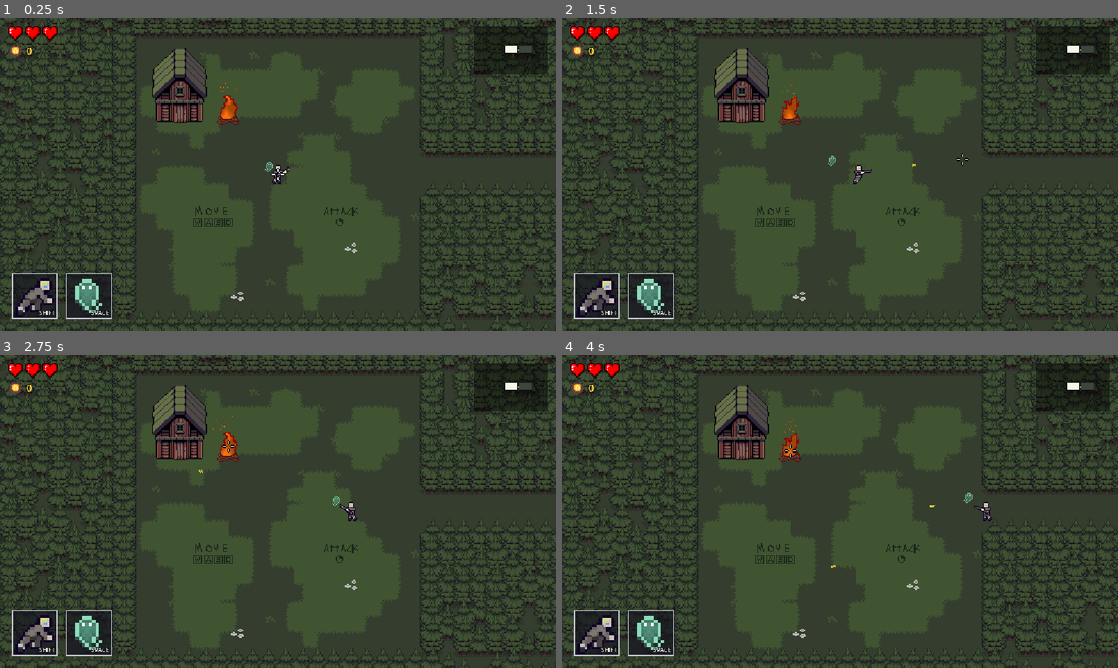
Above: before the commit, frames 1-4 (two rows, left to right).
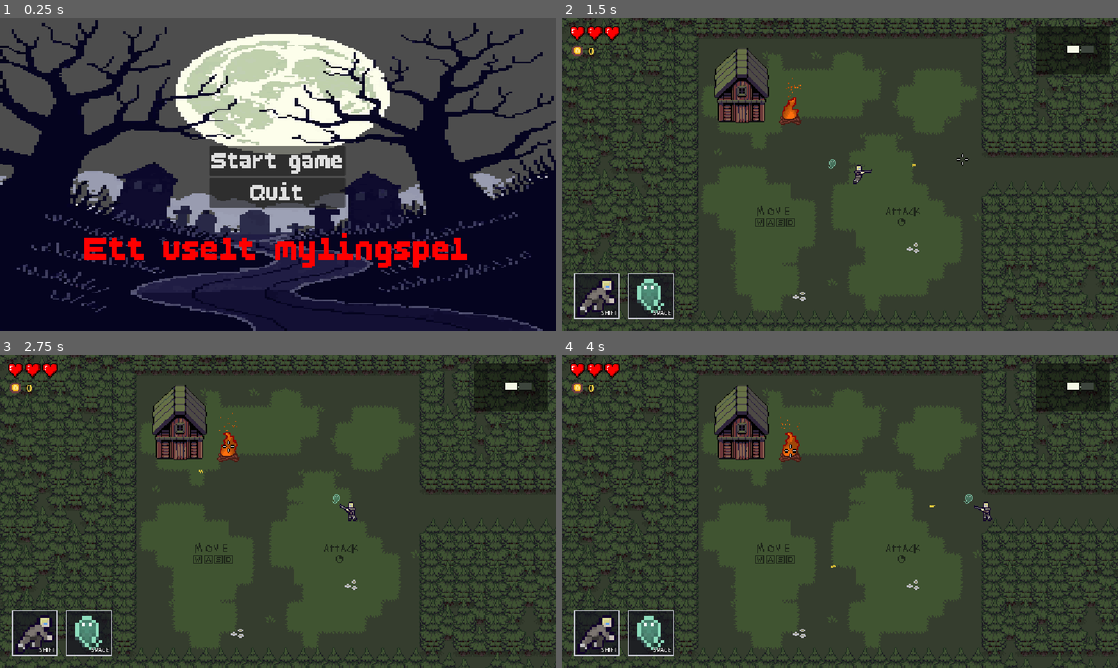
Above: after the commit, the same moments.

Repository: Silgnis/Game-Design-Project
Game: Godot game, scene res://Scenes/Menus/MainMenu.tscn
The game is run twice, just before and just after one commit, with the same random seed, the same clock (stepped at 60 frames per second) and the same inputs. Before the commit the project starts from res://Scenes/Main.tscn. Sound files missing from this copy of the repository are replaced by a short silence.
Inputs (mouse positions are in pixels of both pictures, inside the frame that each line leads up to):
- Up to frame 1 (0.25 s): no input
- Up to frame 2 (1.5 s): click (840, 161) at 0.5 s, where only the run after the commit has a clickable "Start game"; tap Enter (interact) at 1.25 s; move the mouse to (962, 158) at 1.27 s; press the mouse at (962, 158) at 1.28 s; hold Right (right) from 1.28 s (still down)
- Up to frame 3 (2.75 s): release Right (right) at 2 s; release the mouse at (400, 495) at 2 s; drag from (166, 527) to (227, 445) at 2.02 s
- Up to frame 4 (4 s): move the mouse to (895, 442) at 2.77 s; hold Right (right) 2.78-3.5 s; hold Enter (interact) 2.78-3.5 s; drag from (812, 574) to (789, 452) at 3.52 s

The runs differ from the first frame. In frame 1, 95% of the frame differs, in the area x 0-100%, y 0-100%; in frame 2, 0.1%; in frame 3, less than 0.1%; in frame 4, 0.1%.

Commit message:
Added main and ause menus

Diff:
--- a/Scenes/Rooms/world_new.tscn
+++ b/Scenes/Rooms/world_new.tscn
@@ -6,6 +6,8 @@
 [ext_resource type="PackedScene" uid="uid://heeqd3p6dtrp" path="res://Scenes/player_new.tscn" id="4_player"]
 [ext_resource type="PackedScene" uid="uid://du63meltaxsox" path="res://Scenes/gun_new.tscn" id="5_gun"]
 [ext_resource type="PackedScene" uid="uid://r0wha1du3xq5" path="res://Scenes/myling_ghost.tscn" id="6_ghost"]
+[ext_resource type="Script" uid="uid://bbw6at1hx2wti" path="res://Scripts/minimap.gd" id="7_minimap"]
+[ext_resource type="PackedScene" uid="uid://d3q8x4ph012ya" path="res://Scenes/Menus/PauseMenu.tscn" id="17_61pkf"]
 [ext_resource type="PackedScene" path="res://Scenes/Rooms/room3_new.tscn" id="room3"]
 [ext_resource type="PackedScene" path="res://Scenes/Rooms/room4_new.tscn" id="room4"]
 [ext_resource type="PackedScene" path="res://Scenes/Rooms/room5_new.tscn" id="room5"]
@@ -15,8 +17,7 @@
 [ext_resource type="PackedScene" path="res://Scenes/Rooms/room9_new.tscn" id="room9"]
 [ext_resource type="PackedScene" path="res://Scenes/Rooms/room10_new.tscn" id="room10"]
 [ext_resource type="PackedScene" path="res://Scenes/Rooms/room11_new.tscn" id="room11"]
-[ext_resource type="PackedScene" path="res://Scenes/Rooms/room12_new.tscn" id="room12"]
-[ext_resource type="Script" path="res://Scripts/minimap.gd" id="7_minimap"]
+[ext_resource type="PackedScene" uid="uid://cvevc6wdncubj" path="res://Scenes/Rooms/room12_new.tscn" id="room12"]
 
 [node name="World" type="Node2D" unique_id=251740865]
 script = ExtResource("1_world")
@@ -28,34 +29,34 @@
 [node name="Room2" parent="Rooms" unique_id=2077056097 instance=ExtResource("3_room2")]
 position = Vector2(560, 0)
 
-[node name="Room3" parent="Rooms" instance=ExtResource("room3")]
+[node name="Room3" parent="Rooms" unique_id=1212374177 instance=ExtResource("room3")]
 position = Vector2(1120, 0)
 
-[node name="Room4" parent="Rooms" instance=ExtResource("room4")]
+[node name="Room4" parent="Rooms" unique_id=2089788250 instance=ExtResource("room4")]
 position = Vector2(1680, 0)
 
-[node name="Room5" parent="Rooms" instance=ExtResource("room5")]
+[node name="Room5" parent="Rooms" unique_id=883150449 instance=ExtResource("room5")]
 position = Vector2(1120, -320)
 
-[node name="Room6" parent="Rooms" instance=ExtResource("room6")]
+[node name="Room6" parent="Rooms" unique_id=1811937955 instance=ExtResource("room6")]
 position = Vector2(1680, -320)
 
-[node name="Room7" parent="Rooms" instance=ExtResource("room7")]
+[node name="Room7" parent="Rooms" unique_id=1834749456 instance=ExtResource("room7")]
 position = Vector2(560, -320)
 
-[node name="Room8" parent="Rooms" instance=ExtResource("room8")]
+[node name="Room8" parent="Rooms" unique_id=446522328 instance=ExtResource("room8")]
 position = Vector2(1120, 320)
 
-[node name="Room9" parent="Rooms" instance=ExtResource("room9")]
+[node name="Room9" parent="Rooms" unique_id=1323401023 instance=ExtResource("room9")]
 position = Vector2(1120, 640)
 
-[node name="Room10" parent="Rooms" instance=ExtResource("room10")]
+[node name="Room10" parent="Rooms" unique_id=895727152 instance=ExtResource("room10")]
 position = Vector2(2240, -320)
 
-[node name="Room11" parent="Rooms" instance=ExtResource("room11")]
+[node name="Room11" parent="Rooms" unique_id=260754728 instance=ExtResource("room11")]
 position = Vector2(2240, 0)
 
-[node name="Room12" parent="Rooms" instance=ExtResource("room12")]
+[node name="Room12" parent="Rooms" unique_id=2017466004 instance=ExtResource("room12")]
 position = Vector2(0, -320)
 
 [node name="Player" parent="." unique_id=71103916 groups=["player"] instance=ExtResource("4_player")]
@@ -70,9 +71,17 @@
 [node name="Camera2D" type="Camera2D" parent="." unique_id=1221796341]
 zoom = Vector2(2.1, 2.1)
 
-[node name="HUD" type="CanvasLayer" parent="."]
+[node name="HUD" type="CanvasLayer" parent="." unique_id=832162961]
+process_mode = 3
 
-[node name="Minimap" type="Control" parent="HUD"]
+[node name="PauseMenu" parent="HUD" unique_id=1891839749 instance=ExtResource("17_61pkf")]
+visible = false
+offset_left = 504.0
+offset_top = 266.0
+offset_right = -520.0
+offset_bottom = -311.0
+
+[node name="Minimap" type="Control" parent="HUD" unique_id=2000235851]
 layout_mode = 3
 anchors_preset = 15
 anchor_right = 1.0
--- a/project.godot
+++ b/project.godot
@@ -11,7 +11,7 @@
 [application]
 
 config/name="GD Project"
-run/main_scene="uid://155xx7s6y6ta"
+run/main_scene="uid://d1x8842e4bs3p"
 config/features=PackedStringArray("4.7", "GL Compatibility")
 config/icon="res://icon.svg"
 
@@ -74,6 +74,11 @@
 , Object(InputEventKey,"resource_local_to_scene":false,"resource_name":"","device":-1,"window_id":0,"alt_pressed":false …(186 unchanged characters)…
 ]
 }
+pause={
+"deadzone": 0.2,
+"events": [Object(InputEventKey,"resource_local_to_scene":false,"resource_name":"","device":-1,"window_id":0,"alt_pressed":false,"shift_pressed":false,"ctrl_pressed":false,"meta_pressed":false,"pressed":false,"keycode":0,"physical_keycode":4194305,"key_label":0,"unicode":0,"location":0,"echo":false,"script":null)
+]
+}
 
 [layer_names]
 
Not shown, added: Resources/dark_forest.png.import
Not shown, added: Scripts/main_menu.gd.uid
Not shown, added: Scripts/pause_menu.gd.uid
